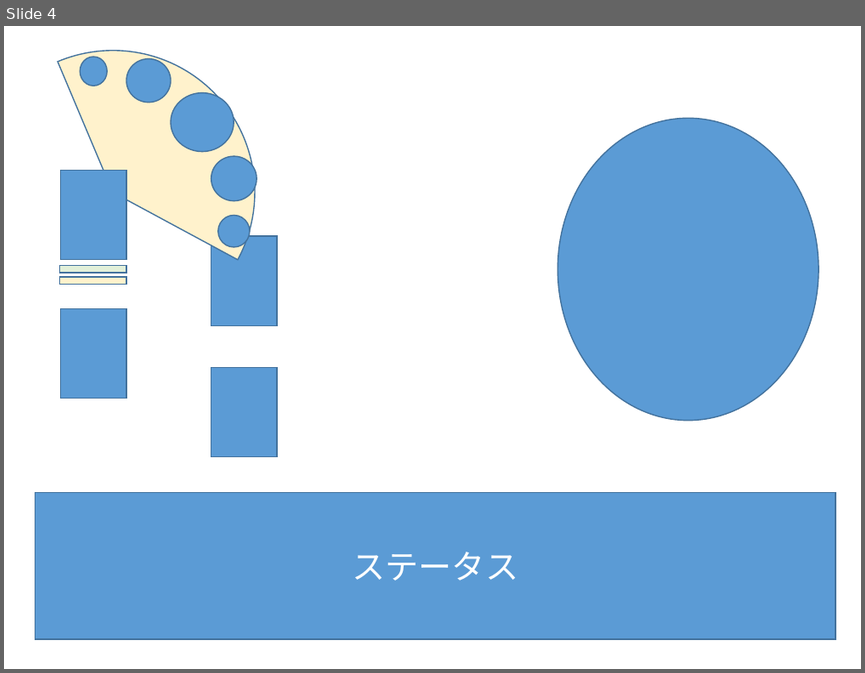
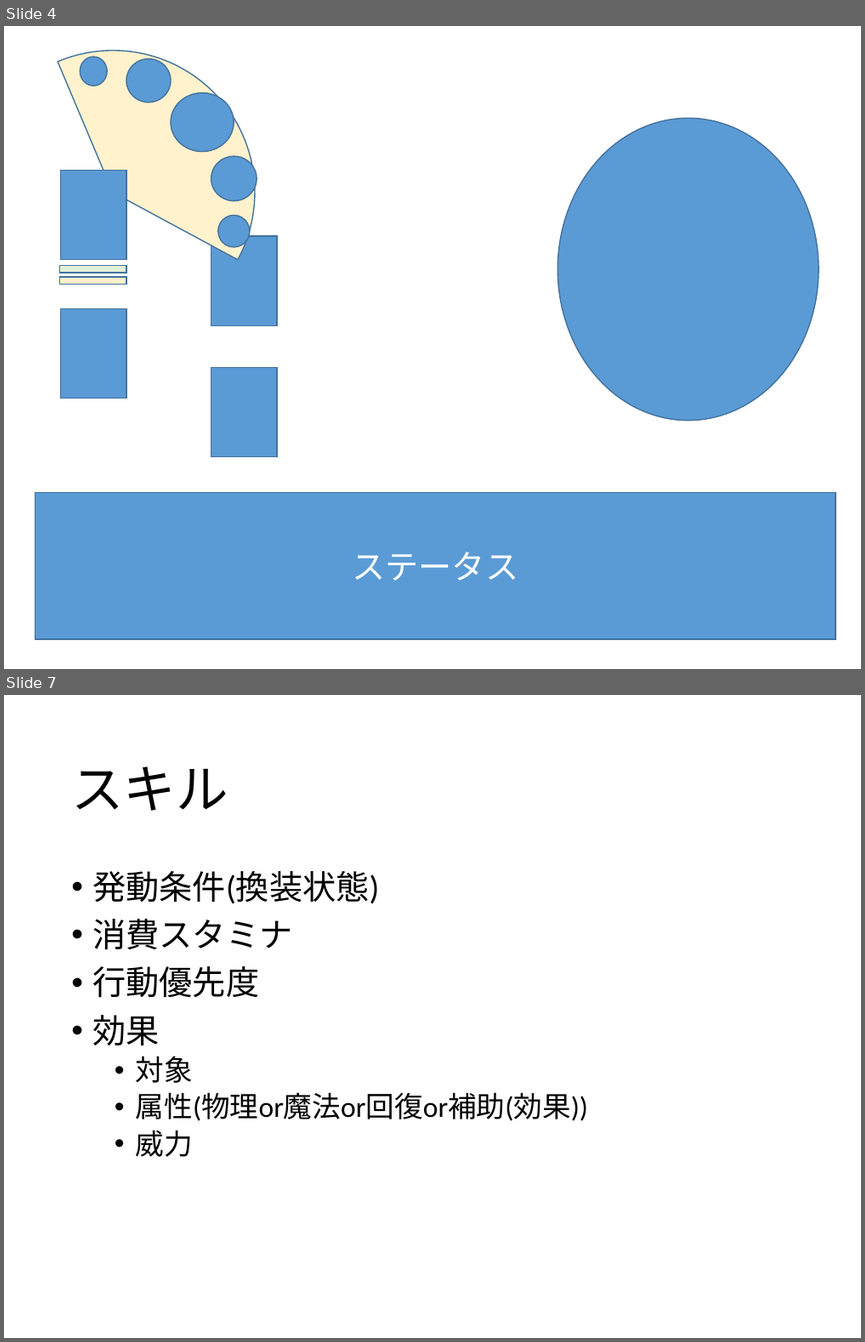
Before and after one commit to tTomonori/Himitsunotobira, a slide deck: ヒミツノトビラ.pptx. Shown one above the other, each under a label of ours: slide 4 before the commit, slides 4 and 7 after it; the slides between them are not shown. The pictures are 865x673 and 865x1342 pixels, drawn with LibreOffice and Linux fonts; fonts in the diff are those of the drawing. Boxes give left, top, right and bottom in pixels: in the first picture for what was removed or moved away, otherwise in the second. Text is boxed around its words. In the diff, an @@ line names an element or a change of style, - is before the commit and + after.

```diff
--- a/ヒミツノトビラ.pptx
+++ b/ヒミツノトビラ.pptx
@@ slide 7 added at (4, 695, 861, 1338), background #FFFFFF @@
@@ title added at (71, 766, 228, 811), 44 pt, text #000000 @@
+スキル
@@ text added at (93, 871, 588, 1157), 24 pt, text #000000 @@
+• 発動条件(換装状態)
+• 消費スタミナ
+• 行動優先度
+• 効果
+  • 対象
+  • 属性(物理or魔法or回復or補助(効果))
+  • 威力
```
Also in this commit, not shown: 3 other slides added.
